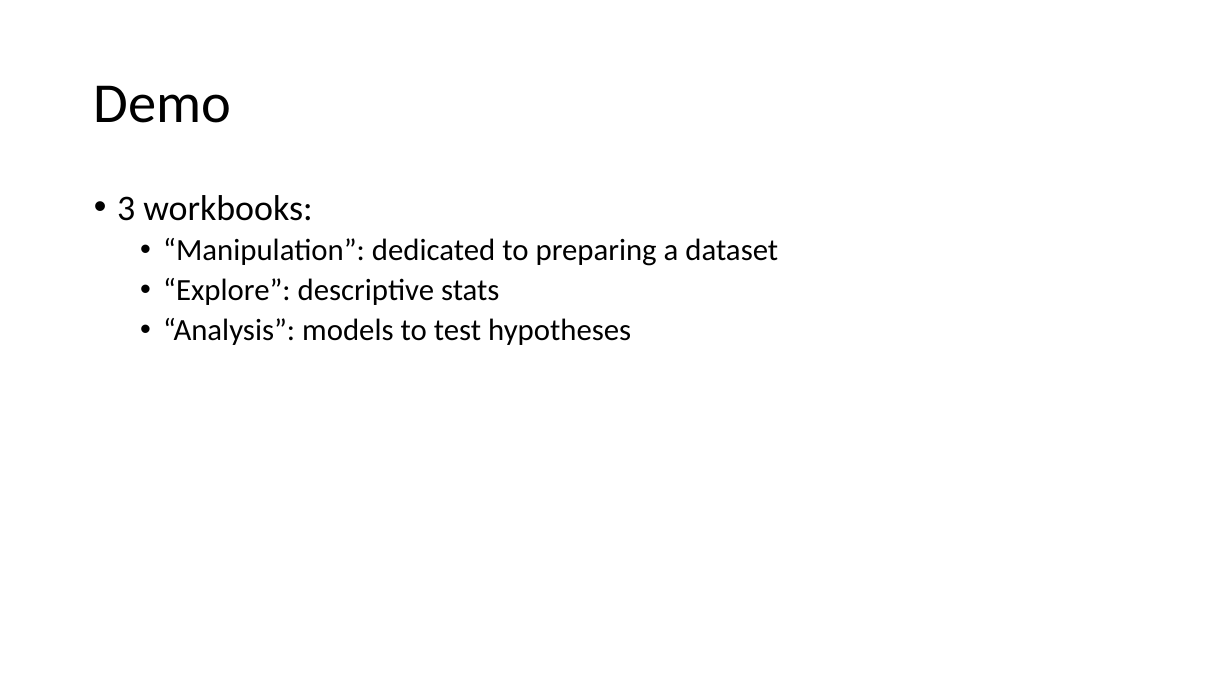
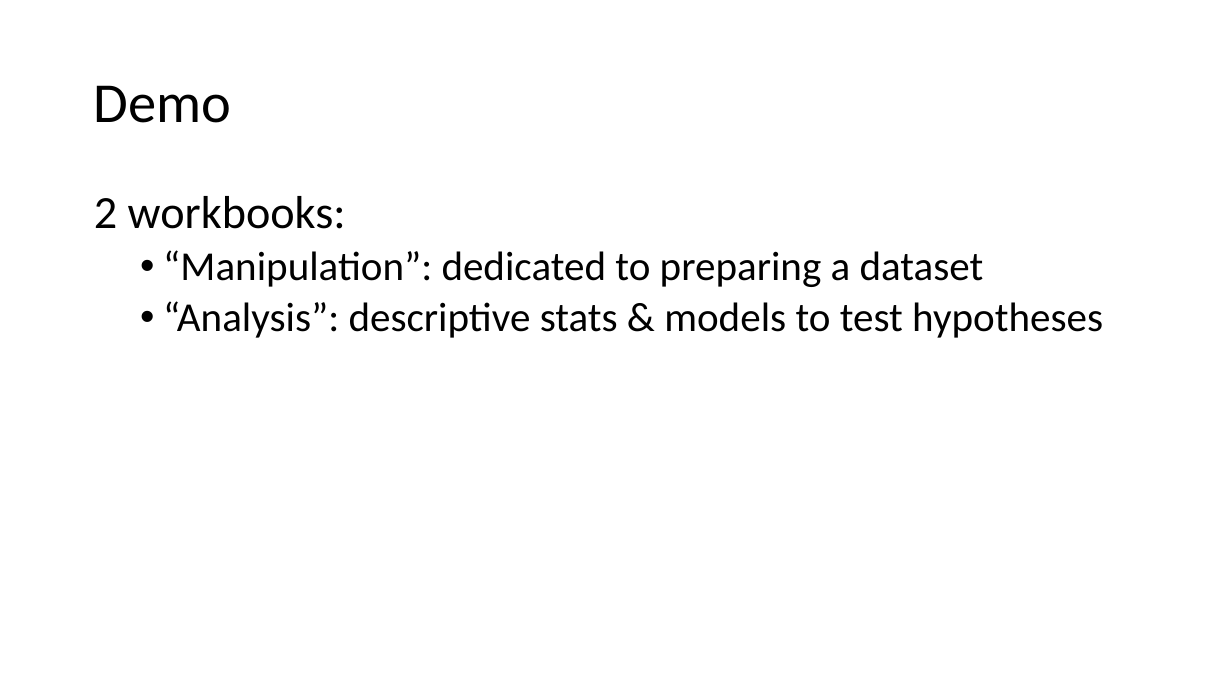
Before and after one commit to OuhscBbmc/prairie-outpost-public, a slide deck: slide 4 of publications/presentation-2022-04-geroscience/beasley-2022-04-n3c-geroscience.pptx. Drawn at 1232x693 pixels with LibreOffice and Linux fonts; fonts in the diff are those of the drawing. Boxes give left, top, right and bottom in pixels: in the first picture for what was removed or moved away, otherwise in the second. Text is boxed around its words. In the diff, an @@ line names an element or a change of style, - is before the commit and + after.

```diff
--- a/publications/presentation-2022-04-geroscience/beasley-2022-04-n3c-geroscience.pptx
+++ b/publications/presentation-2022-04-geroscience/beasley-2022-04-n3c-geroscience.pptx
@@ text at bbox=[94, 196, 346, 229]: text changed; size 28 to 36 pt @@
-• 3 workbooks:
+2 workbooks:
@@ text at bbox=[163, 250, 984, 287]: size 24 to 32 pt in "“Manipulation”: dedicated to preparing a dataset" @@
@@ text at bbox=[163, 301, 1103, 338]: text changed; size 24 to 32 pt @@
-  • “Explore”: descriptive stats
-  • “Analysis”: models to test hypotheses
+  • “Analysis”: descriptive stats & models to test hypotheses
```
Also in this commit, not shown: 8 other slides changed, 1 slide removed, 3 other files.
